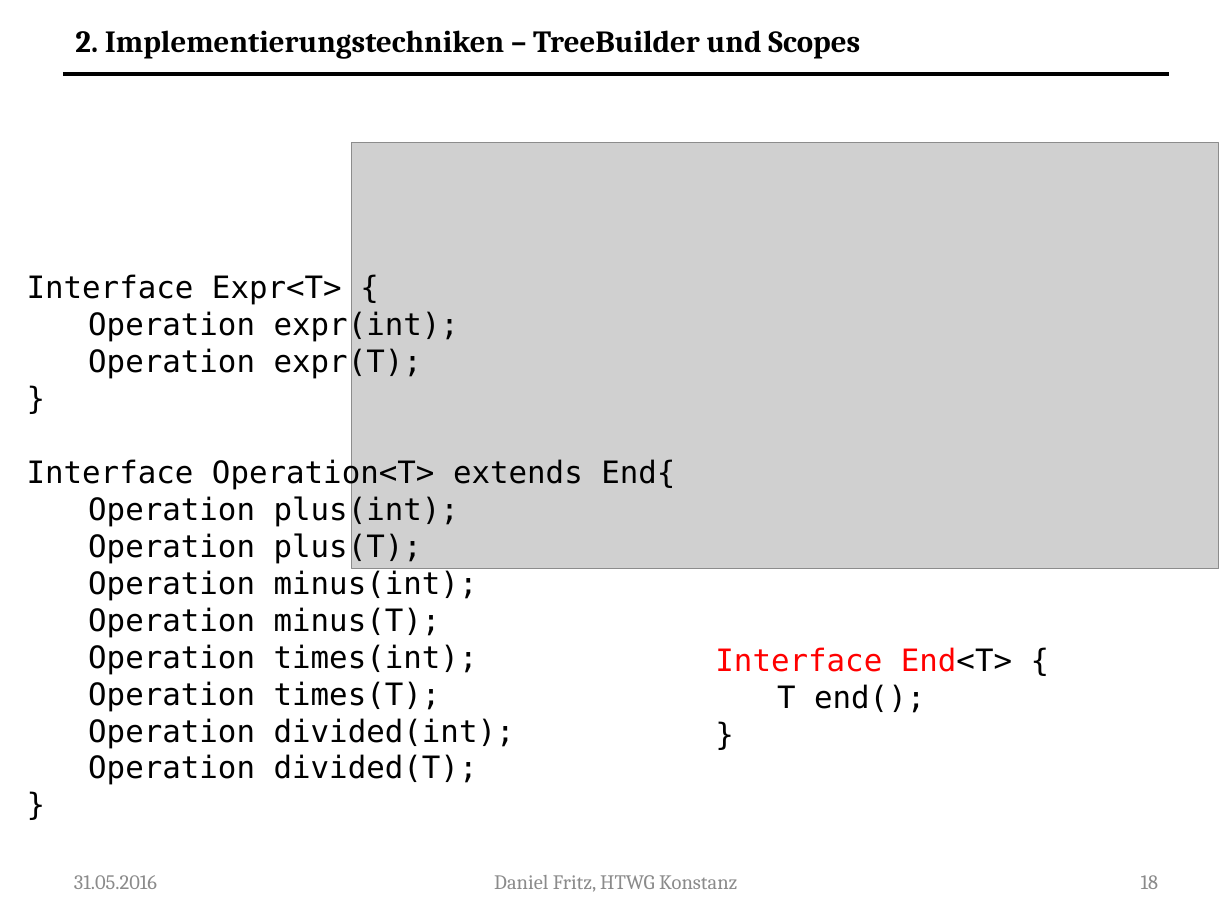
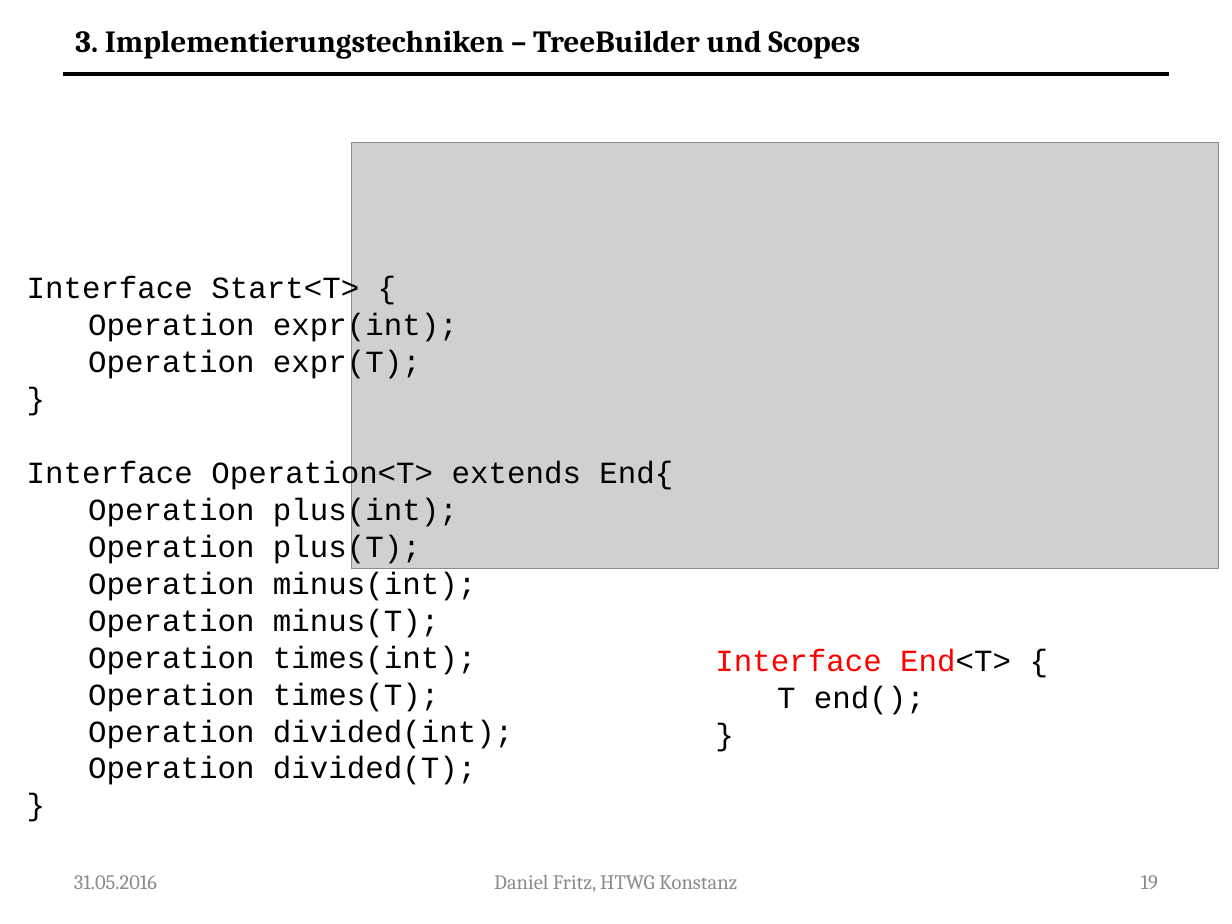
Before and after one commit to Guldenbart/MA, a slide deck: slide 19 of ppt/MA_neu.pptx (slide 18 before the commit). Drawn at 1232x924 pixels with LibreOffice and Linux fonts; fonts in the diff are those of the drawing; grey boxes stand for pictures. Boxes give left, top, right and bottom in pixels: in the first picture for what was removed or moved away, otherwise in the second. Text is boxed around its words. In the diff, an @@ line names an element or a change of style, - is before the commit and + after.

```diff
--- a/ppt/MA_neu.pptx
+++ b/ppt/MA_neu.pptx
@@ text at (x1=75, y1=30, x2=860, y2=59): text changed @@
-2. Implementierungstechniken – TreeBuilder und Scopes
+3. Implementierungstechniken – TreeBuilder und Scopes
@@ text at (x1=27, y1=276, x2=359, y2=307): text changed; font DejaVu Sans Mono to Courier New @@
-Interface Expr<T> {
+Interface Start<T> {
@@ text at (x1=27, y1=313, x2=673, y2=785): font DejaVu Sans Mono to Courier New @@
@@ text "Interface End<T> {" at (x1=715, y1=649, x2=1011, y2=715): font DejaVu Sans Mono to Courier New @@
@@ page number at (x1=1141, y1=875, x2=1158, y2=889): text changed @@
-18
+19
```
Also in this commit, not shown: 31 other slides changed, 4 slides added.
